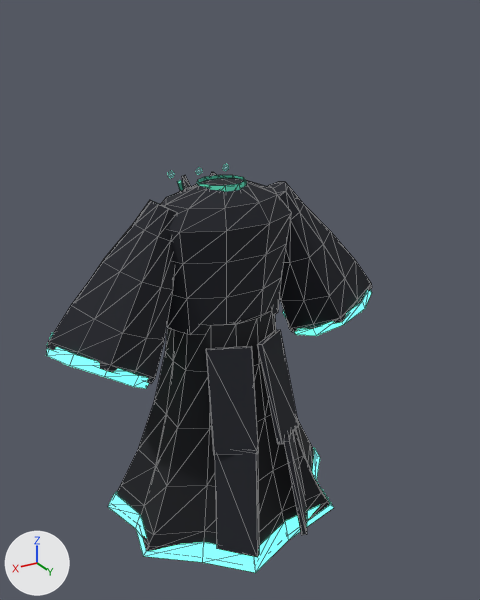
Before and after pictures for a commit that changed the glTF model assets3d/gear/gear_dopo_t5.glb.
The view is the same before and after, from a camera (50 mm lens) standing at (1.19, 2.11, 2.03) and looking at (-0.03, 0.08, 1.01). The lights are fixed; the arrows at lower left show +X, +Y and +Z. The first picture is the older version. Mesh edges are drawn as thin lines. Vertices at exactly the same position are counted once.

The scene before the commit, as lines of its bpy script (objects in view):
```python
mat_m__5fe3c0_glow_002 = principled_material('M_#5FE3C0_glow.002')
mat_m__5fe3c0_glow_002.base_color = (0.114, 0.774, 0.536)  # green #5fe4c1
mat_m__5fe3c0_glow_002.roughness = 0.9
mat_m__5fe3c0_glow_002.emission_color = (0.147, 1.0, 0.692)  # green #6bffd9
mat_m__5fe3c0_glow_002.emission_strength = 1.161
me_gear_dopo_t5 = bpy.data.meshes.new('gear_dopo_t5')
me_gear_dopo_t5.from_pydata(...)  # 556 vertices, 912 faces; spans x -0.709..0.709, y -0.45..0.455, z -0.008..1.484
# faces by material slot: [182, 108, 26, 420, 68, 48, 40, 20]
me_gear_dopo_t5.materials.append(mat_m__16181e)  # black #0e1118
me_gear_dopo_t5.materials.append(mat_m__10141a)  # black #070c13
me_gear_dopo_t5.materials.append(mat_m__5fe3c0_glow)  # green #5fe4c1, glowing green #6bffd9
me_gear_dopo_t5.materials.append(mat_m__1e2028)  # black #181a23
me_gear_dopo_t5.materials.append(mat_m__5fe3c0)  # green #5fe4c1
me_gear_dopo_t5.materials.append(mat_m__5fe3c0_glow_001)  # green #5fe4c1, glowing green #6bffd9
me_gear_dopo_t5.materials.append(mat_m__5fe3c0_glow_002)  # green #5fe4c1, glowing green #6bffd9
me_gear_dopo_t5.materials.append(mat_m__14141c)  # black #0c0c15
ob_gear_dopo_t5 = bpy.data.objects.new('gear_dopo_t5', me_gear_dopo_t5)
ob_gear_dopo_t5.location = (0.0, 0.0, 0.0)
```
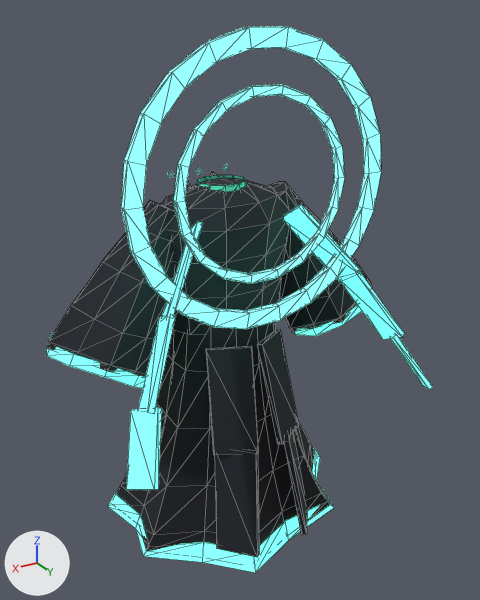
Changed parts and their boxes [x1, y1, x2, y2] in the pictures (480 x 600 px):
'gear_dopo_t5', surface changed, reshaped (19% wider, 33% taller): before [47, 164, 372, 573]; after [47, 27, 433, 573]
part 1 of me_gear_dopo_t5, added (green): after [121, 27, 381, 329]
part 2 of me_gear_dopo_t5, added (green): after [173, 85, 345, 283]
part 3 of me_gear_dopo_t5, added (green): after [126, 221, 203, 490]
part 4 of me_gear_dopo_t5, added: after [284, 204, 433, 390]

The change, as a list of edits to the scene's bpy script:
```text
Change mat_m__5fe3c0_glow_002:
    mat_m__5fe3c0_glow_002.emission_strength: 1.161 -> 1.858
Add mat_m__5fe3c0_glow_003:
    mat_m__5fe3c0_glow_003 = principled_material('M_#5FE3C0_glow.003')
    mat_m__5fe3c0_glow_003.base_color = (0.114, 0.774, 0.536)  # green #5fe4c1
    mat_m__5fe3c0_glow_003.roughness = 0.9
    mat_m__5fe3c0_glow_003.emission_color = (0.147, 1.0, 0.692)  # green #6bffd9
    mat_m__5fe3c0_glow_003.emission_strength = 1.161
Change me_gear_dopo_t5:
    used by ob_gear_dopo_t5; location = (0.0, 0.0, 0.0)
    remove me_gear_dopo_t5.from_pydata(...)  # 556 vertices, 912 faces; spans x -0.709..0.709, y -0.45..0.455, z -0.008..1.484
    add me_gear_dopo_t5.from_pydata(...)  # 764 vertices, 1304 faces; spans x -0.709..0.709, y -0.45..0.599, z -0.008..1.995
    me_gear_dopo_t5 part 1: a new loose piece of 88 vertices spanning x -0.5..0.5, y 0.275..0.3, z 1.005..1.995, in mat_m__5fe3c0_glow_002 (green #5fe4c1, glowing green #6bffd9)
    me_gear_dopo_t5 part 2: a new loose piece of 72 vertices spanning x -0.33..0.33, y 0.28..0.3, z 1.175..1.825, in mat_m__5fe3c0_glow_002 (green #5fe4c1, glowing green #6bffd9)
    me_gear_dopo_t5 part 3
    24 vertices are added at x 0.18..0.638, y 0.118..0.599, z 0.672..1.399
    36 new faces join them, mat_m__5fe3c0_glow_003 (green #5fe4c1, glowing green #6bffd9)
    me_gear_dopo_t5 part 4
    24 vertices are added at x -0.638..-0.18, y 0.118..0.599, z 0.672..1.399
    36 new faces join them, mat_m__5fe3c0_glow_003 (green #5fe4c1, glowing green #6bffd9)
    add me_gear_dopo_t5.materials.append(mat_m__5fe3c0_glow_003)  # green #5fe4c1, glowing green #6bffd9
```
